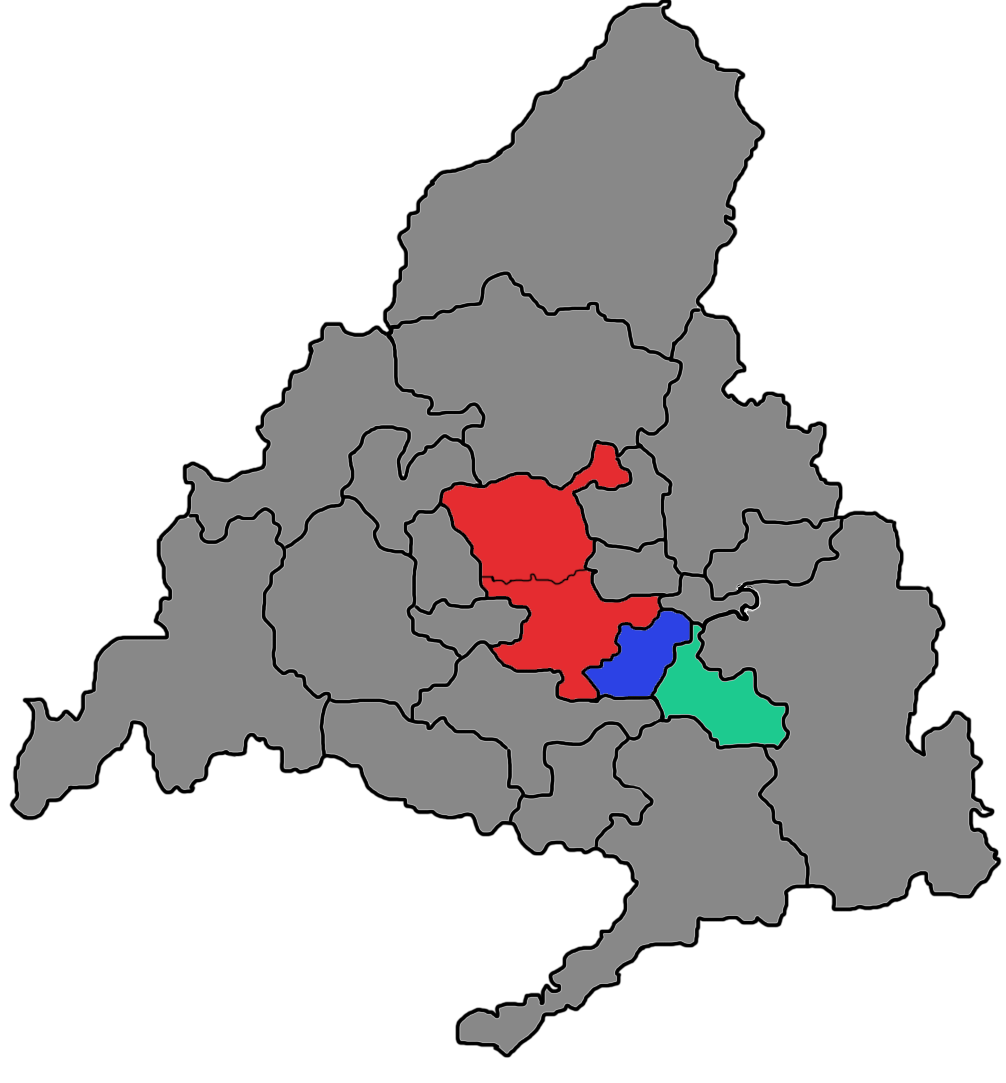
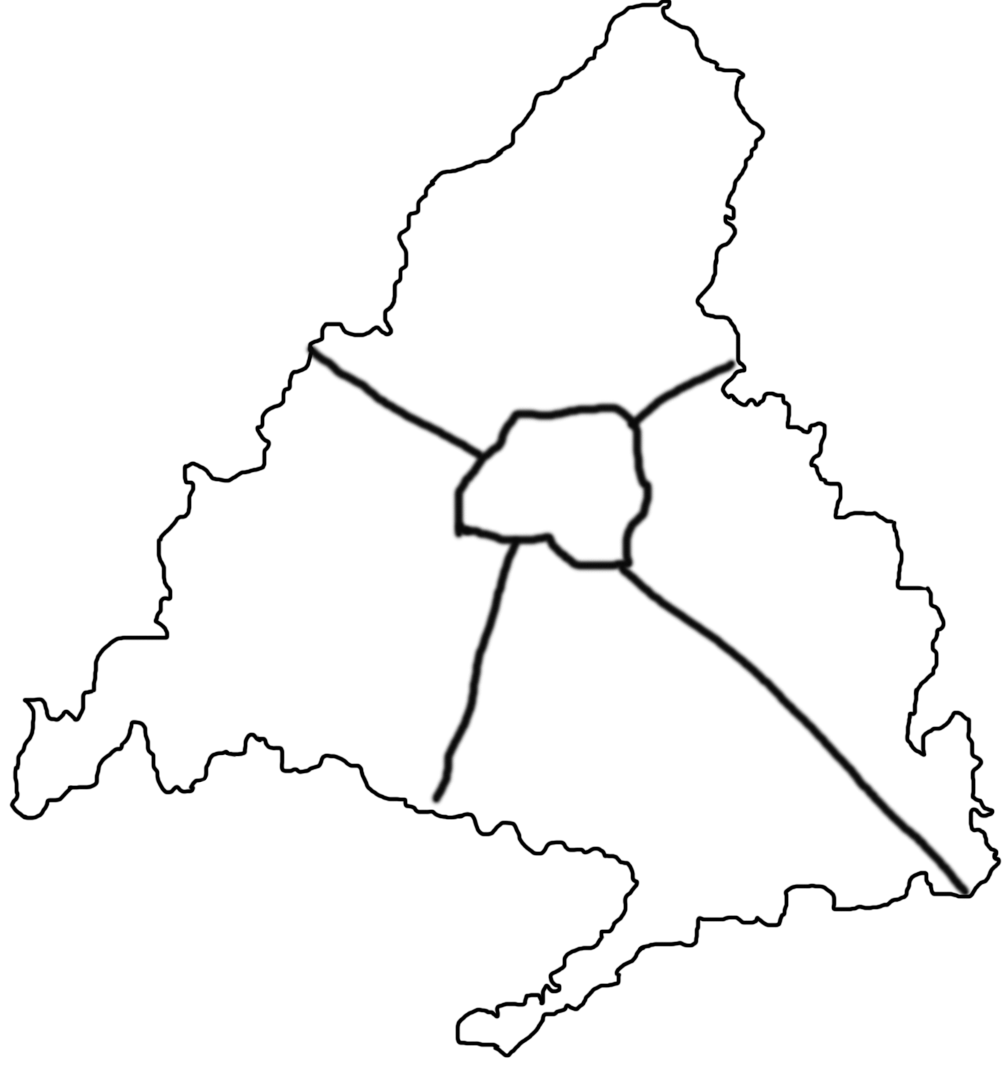
Layers edited between the first and the second (1006, 1083) image:
hid "Capa 2" over [15, 7, 995, 1053]
showed "Capa 1", painted on it over [15, 7, 995, 1053]
